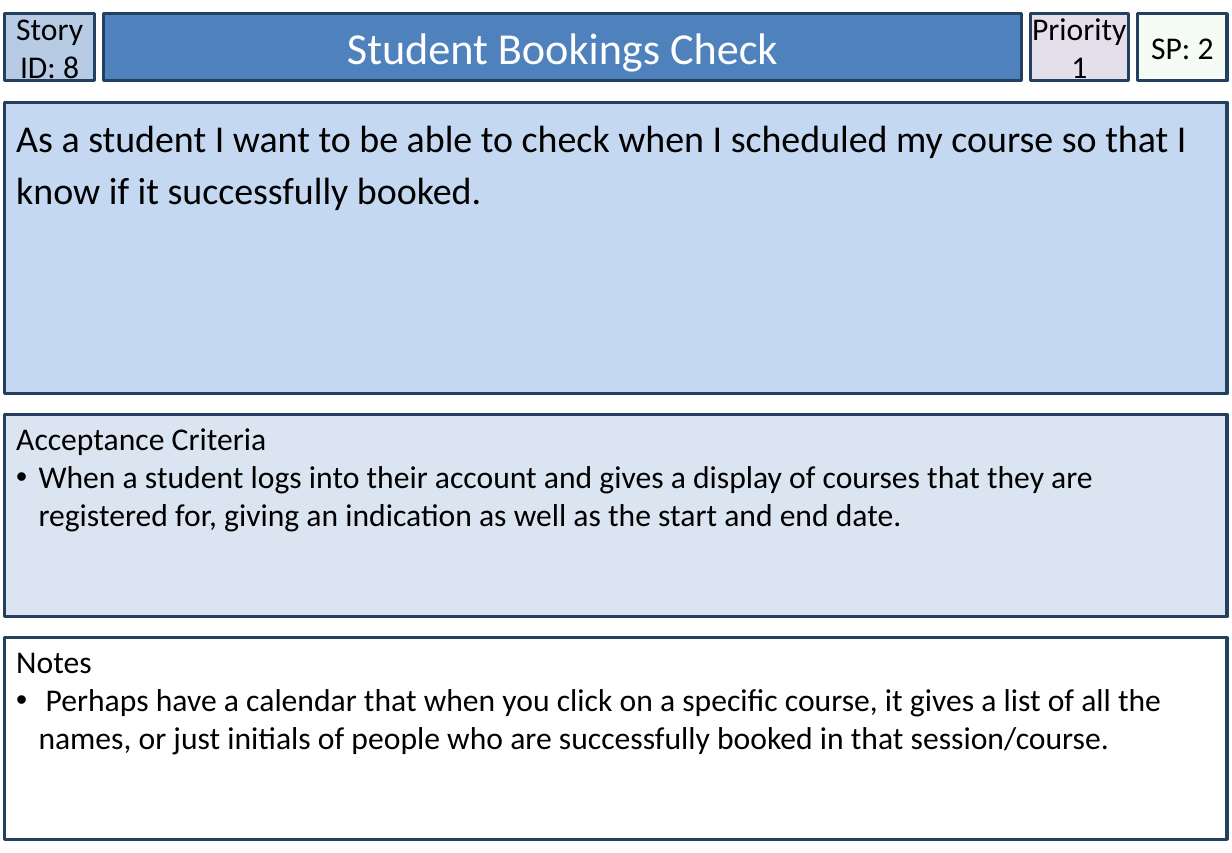
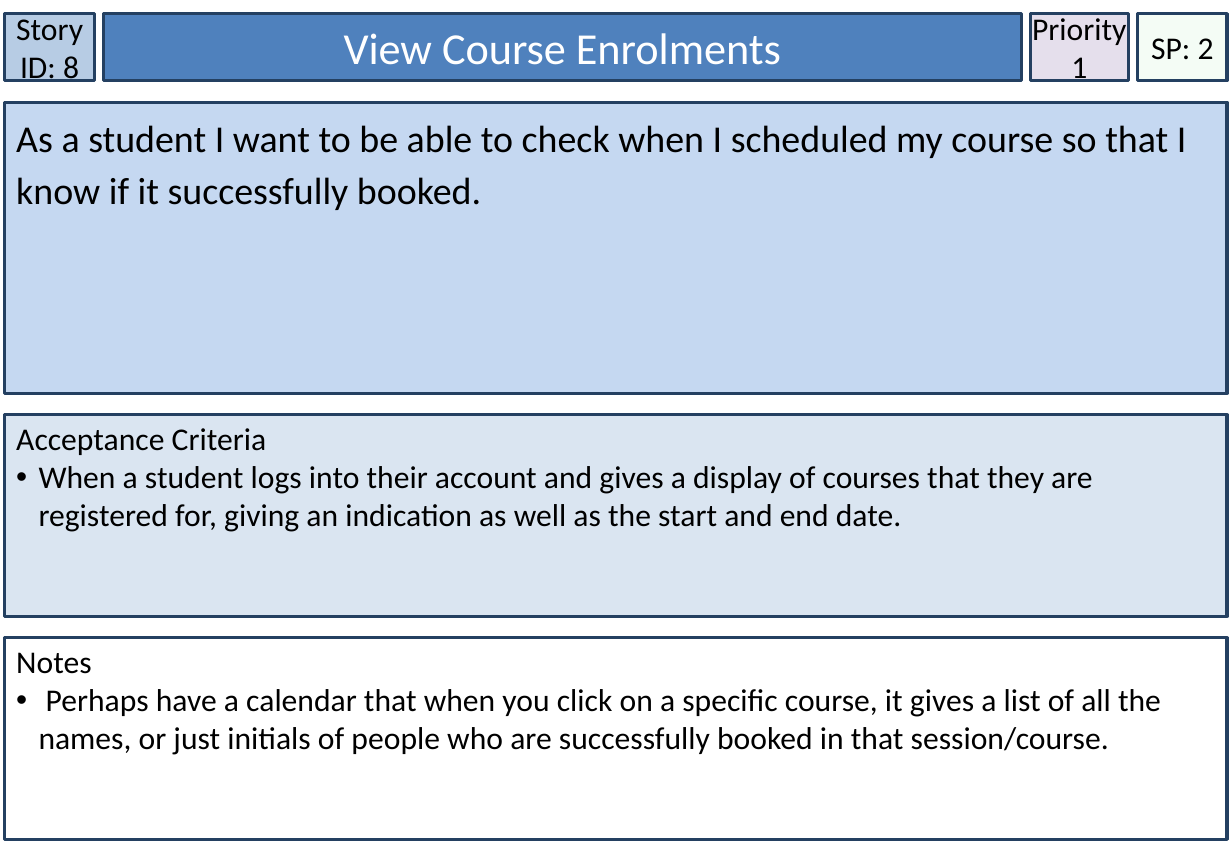
Before and after one commit to tross78/IFB299, a slide deck: slide 20 of User Stories.pptx (slide 17 before the commit). Drawn at 1232x853 pixels with LibreOffice and Linux fonts; fonts in the diff are those of the drawing. Boxes give left, top, right and bottom in pixels: in the first picture for what was removed or moved away, otherwise in the second. Text is boxed around its words. In the diff, an @@ line names an element or a change of style, - is before the commit and + after.

```diff
--- a/User Stories.pptx
+++ b/User Stories.pptx
@@ text in rectangle at [344, 33, 781, 65]: text changed @@
-Student Bookings Check
+View Course Enrolments
```
Also in this commit, not shown: 9 other slides changed, 2 slides added, 1 slide removed, 1 other file.
